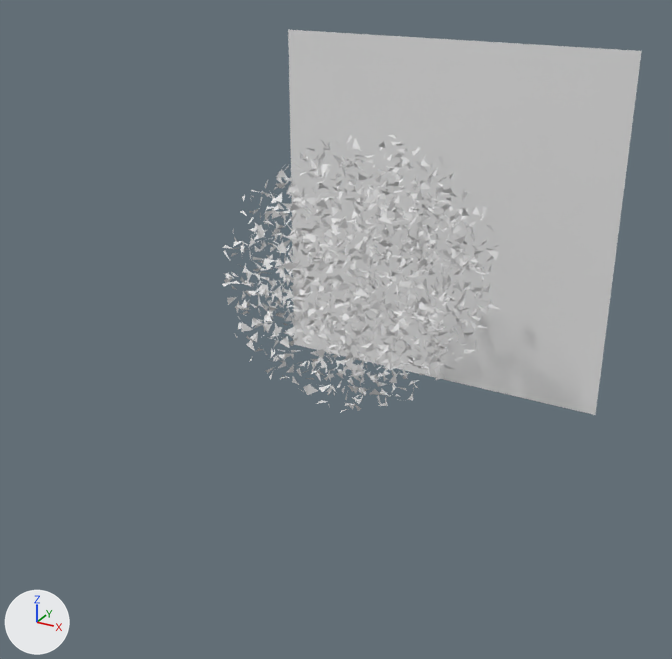
The OBJ model models/confetti_2k_with_heater.obj as it was, and as the next commit left it.
One viewpoint serves both versions: a 50 mm lens placed at (58.7, -114.1, 47.3), pointed at (-1.5, -4.6, -7.4). Arrows for +X, +Y and +Z are at lower left; the lights stay in place. Where no turn or scale is listed for an object, it has been applied to the vertices.

The first picture shows 'confetti_2k_with_heater'.
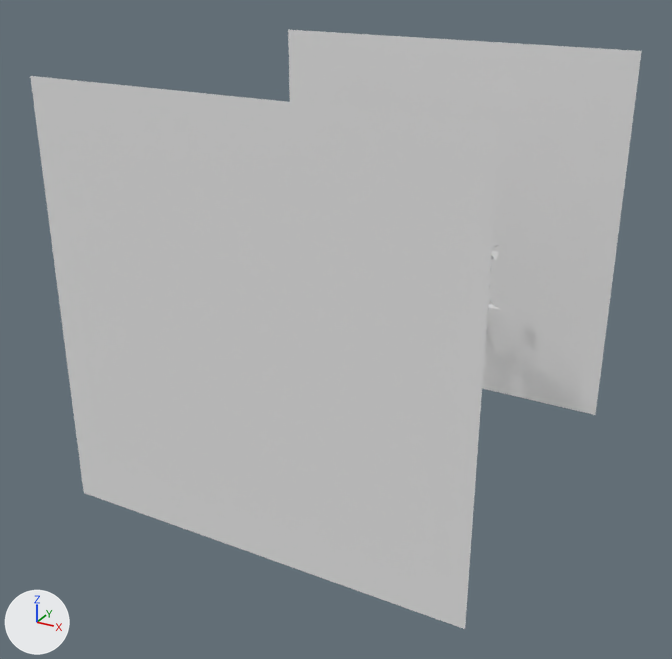
Pixel boxes (x1, y1, x2, y2) of what changed, in the pictures (672 x 659 px):
'confetti_2k_with_heater', reshaped
    before: (222, 30, 642, 415)
    after: (30, 30, 642, 629)
part 1 of me_confetti_2k_with_heater, added
    after: (30, 76, 501, 629)

The change, as a list of edits to the scene's bpy script:
```text
Change me_confetti_2k_with_heater:
    where me_confetti_2k_with_heater.from_pydata(...)  # 6004 vertices, 2002 faces; spans x -30.0..30.0, y -20.9..30.0, z -30.0..30.0
    used by ob_confetti_2k_with_heater; location = (0.0, 0.0, 0.0)
    me_confetti_2k_with_heater part 1: the loose piece of 4 vertices spanning x -30.0..30.0, y 30.0, z -30.0..30.0 is copied, and the copy is moved by (0.0, -60.0, 0.0); it spans x -30.0..30.0, y -30.0, z -30.0..30.0
```
